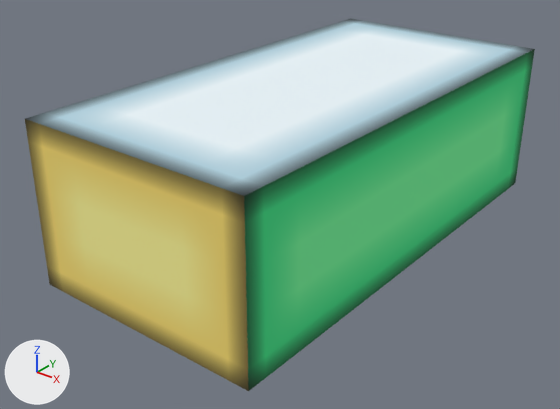
The OBJ model Assets/Models/lamp.obj: old version first, new version second.
Before and after are seen from a 50 mm lens placed at (0.332, -0.456, 0.294), pointed at (-0.014, -0.024, 0.026). The lights are fixed; the arrows at lower left show +X, +Y and +Z. The picture after the commit comes second. Where no turn or scale is listed for an object, it has been applied to the vertices.

In view in the first picture: 'body'.
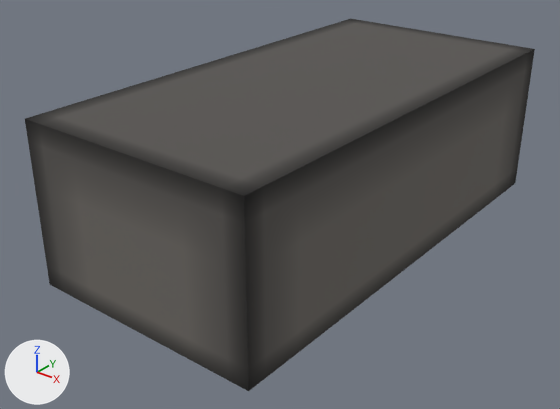
Location of each change, (x1, y1, x2, y2) in pixels of the pictures (560 x 409 px):
'body', recoloured (darker): (25, 19, 535, 391) in both

Patch to the scene script:
```diff
--- a/Assets/Models/lamp.obj.py
+++ b/Assets/Models/lamp.obj.py
@@ img_tex_lamp_neutral_png @@
+img_tex_lamp_neutral_png = load_image('tex_lamp_neutral.png', 'tex_lamp_neutral.png', 64, 64, 'sRGB')
@@ mat_m_1f0e8d41_f7a5_369d_74d5_b8e085e7bb74 @@
+mat_m_1f0e8d41_f7a5_369d_74d5_b8e085e7bb74 = principled_material('m_1f0e8d41-f7a5-369d-74d5-b8e085e7bb74')
+mat_m_1f0e8d41_f7a5_369d_74d5_b8e085e7bb74.texture = img_tex_lamp_neutral_png
+mat_m_1f0e8d41_f7a5_369d_74d5_b8e085e7bb74.roughness = 1.0
@@ me_body @@
 me_body.from_pydata(...)  # 36 vertices, 34 faces; spans x -0.094..0.094, y -0.188..0.188, z 0.0..0.125
-me_body.materials.append(mat_m_91b5a3e2_5181_8898_b455_20e1339adf94)  # picture img_tex_lamp_png
+me_body.materials.append(mat_m_1f0e8d41_f7a5_369d_74d5_b8e085e7bb74)  # picture img_tex_lamp_neutral_png
```
